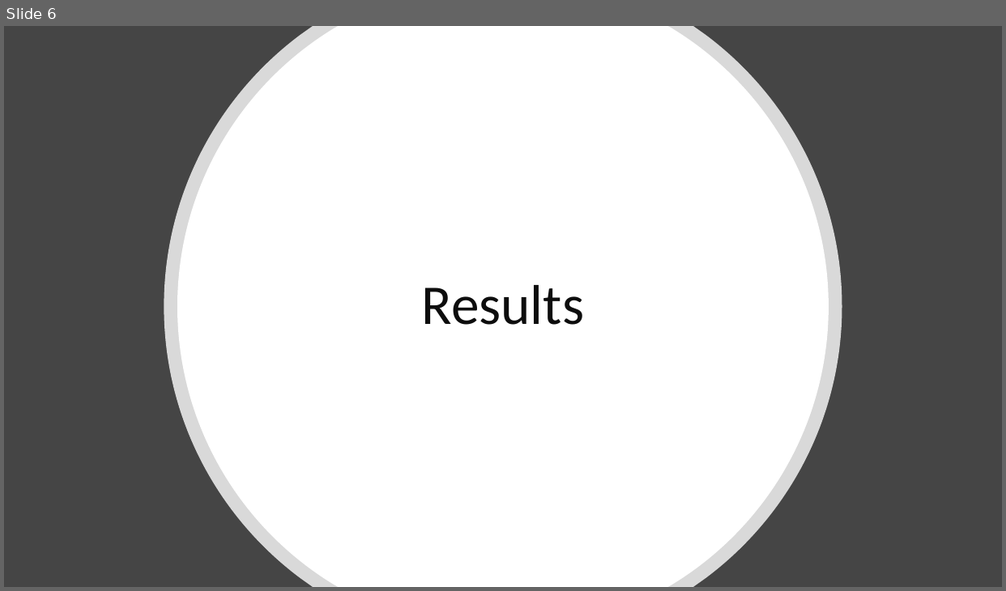
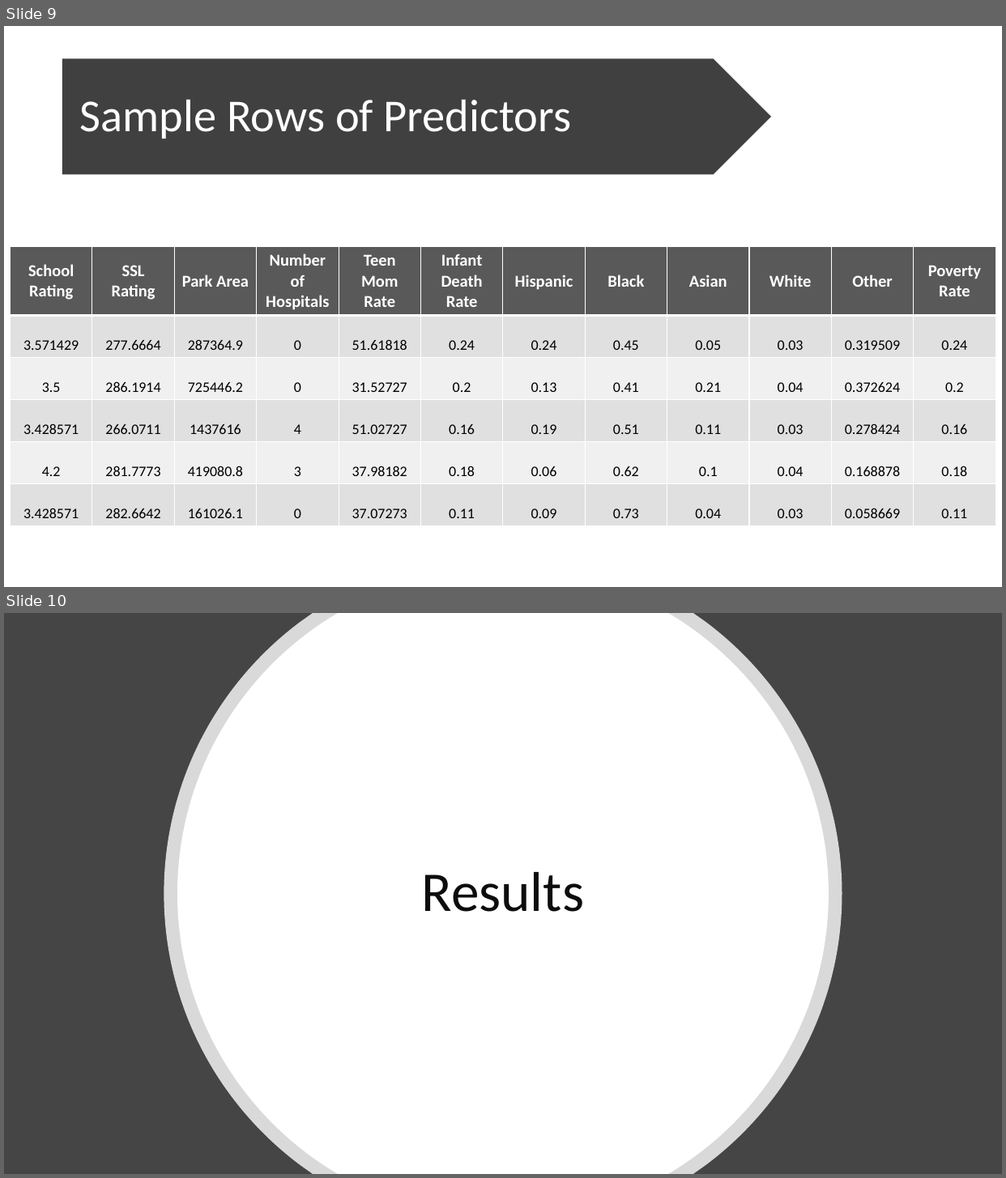
Before and after one commit to cherryyingzizhang/msci446, a slide deck: presentation/oralpresentation.pptx. Shown one above the other, each under a label of ours: slide 6 before the commit, slides 9 and 10 after it. The pictures are 1006x591 and 1006x1178 pixels, drawn with LibreOffice and Linux fonts; fonts in the diff are those of the drawing. Boxes give left, top, right and bottom in pixels: in the first picture for what was removed or moved away, otherwise in the second. Text is boxed around its words. In the diff, an @@ line names an element or a change of style, - is before the commit and + after.

```diff
--- a/presentation/oralpresentation.pptx
+++ b/presentation/oralpresentation.pptx
@@ slide 9 added at [4, 26, 1002, 587], background #FFFFFF @@
@@ pentagon arrow added at [62, 59, 771, 175], fill #404040 @@
@@ text added at [80, 100, 571, 139], 44 pt, text #FFFFFF @@
+Sample Rows of Predictors
@@ table added at [10, 247, 998, 525], 6 rows, 12 columns @@
+School Rating | SSL Rating | Park Area | Number of Hospitals | Teen Mom Rate | Infant Death Rate | Hispanic | Black | Asian | White | Other | Poverty Rate
+3.571429 | 277.6664 | 287364.9 | 0 | 51.61818 | 0.24 | 0.24 | 0.45 | 0.05 | 0.03 | 0.319509 | 0.24
+3.5 | 286.1914 | 725446.2 | 0 | 31.52727 | 0.2 | 0.13 | 0.41 | 0.21 | 0.04 | 0.372624 | 0.2
+3.428571 | 266.0711 | 1437616 | 4 | 51.02727 | 0.16 | 0.19 | 0.51 | 0.11 | 0.03 | 0.278424 | 0.16
+4.2 | 281.7773 | 419080.8 | 3 | 37.98182 | 0.18 | 0.06 | 0.62 | 0.1 | 0.04 | 0.168878 | 0.18
+3.428571 | 282.6642 | 161026.1 | 0 | 37.07273 | 0.11 | 0.09 | 0.73 | 0.04 | 0.03 | 0.058669 | 0.11
@@ what was slide 6 is now slide 10 @@
```
Also in this commit, not shown: 2 slides changed, 3 other slides added, 1 other file.
